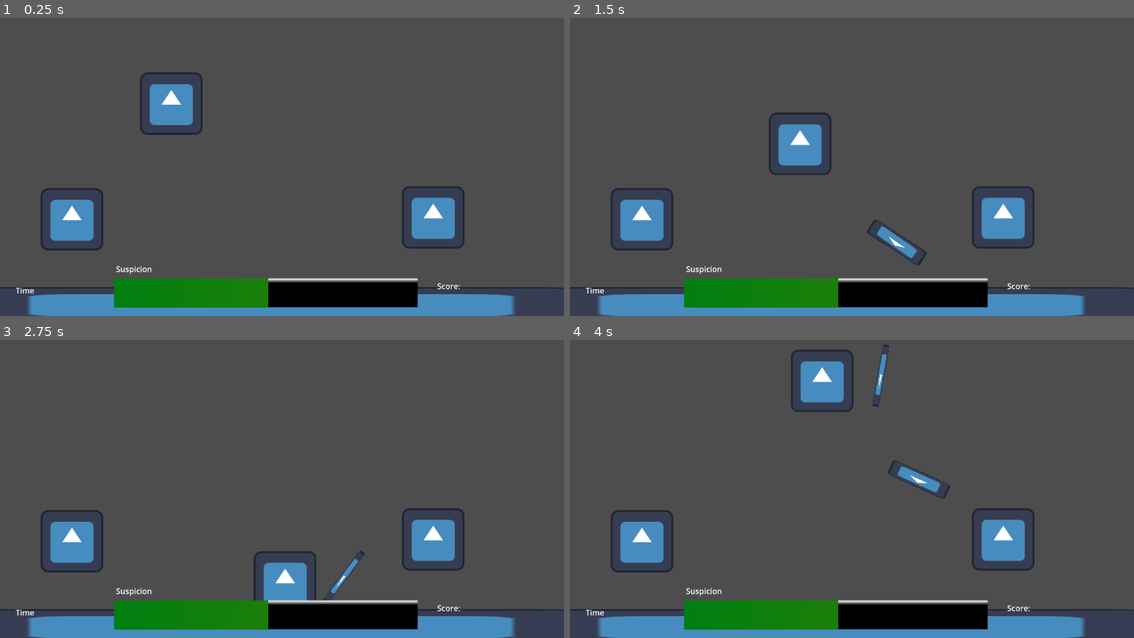
Above: before the commit, frames 1-4 (two rows, left to right).
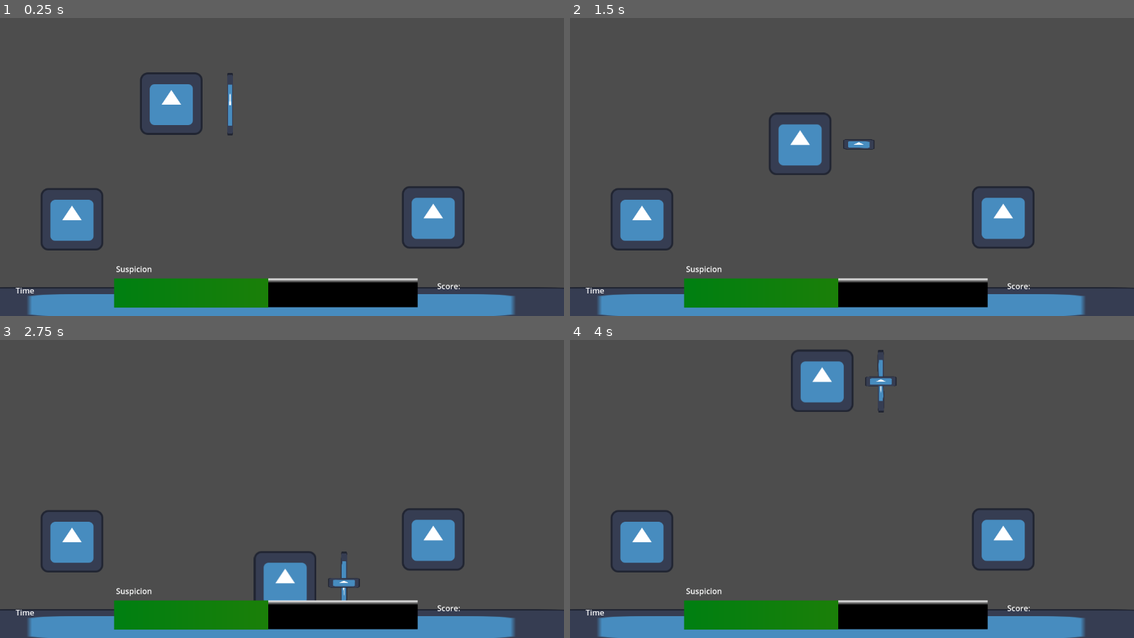
Above: after the commit, the same moments.

Repository: Jose-YP/Melon2023
Game: Godot game, scene res://Scenes/Main.tscn
The game is run twice, just before and just after one commit, with the same random seed, the same clock (stepped at 60 frames per second) and the same inputs. The engine's default icon, where the game draws it, is replaced by a stand-in: a white triangle on a blue panel in a dark square.
Inputs (mouse positions are in pixels of both pictures, inside the frame that each line leads up to):
- Up to frame 1 (0.25 s): no input
- Up to frame 2 (1.5 s): tap Enter at 0.5 s; move the mouse to (976, 143) at 0.52 s; press the mouse at (976, 143) at 0.53 s; hold D (Right) 0.53-1.28 s; move the mouse to (739, 172) at 1.27 s; release the mouse at (739, 172) at 1.28 s; hold S (Down) from 1.28 s (still down); click (739, 172) at 1.35 s
- Up to frame 3 (2.75 s): move the mouse to (338, 411) at 2.02 s; release S (Down) at 2.03 s; press the mouse at (338, 411) at 2.03 s; hold D (Right) from 2.03 s (still down)
- Up to frame 4 (4 s): move the mouse to (823, 542) at 2.77 s; release D (Right) at 2.78 s; release the mouse at (823, 542) at 2.78 s; hold W (Up) 2.78-3.53 s; click (823, 542) at 2.85 s; move the mouse to (1021, 527) at 3.52 s; press the mouse at (1021, 527) at 3.53 s; hold A (Left) from 3.53 s (still down)

The runs differ from the first frame. In frame 1, 0.1% of the frame differs, in the area x 40-42%, y 18-40%; in frame 2, 0.5%; in frame 3, 0.3%; in frame 4, 0.7%, in the area x 52-68%, y 1-54%.

Commit message:
Aiming should be fixed now

Diff:
--- a/Code/Player.gd
+++ b/Code/Player.gd
@@ -19,13 +19,18 @@
 	MELEE,
 	TRAP}
 
+#----------------------------------------------
+#INITALIZATION
+#----------------------------------------------
 func _ready():
 	pass
 
 func _process(delta):
+	#----------------------------------------------
 	#REGULAR CONTROL
+	#----------------------------------------------
 	var direction = Input.get_vector("Left","Right","Up","Down")
-	var aim = (get_global_mouse_position() - position).normalized()
+	var aim = position + (get_global_mouse_position() - position).normalized()
 	var effectiveSpeed = speed
 	if drawingBow: #Player slows down when aiming
 		effectiveSpeed = speed * .25
@@ -33,14 +38,17 @@
 	position += direction * effectiveSpeed * delta
 	move_and_slide()
 
+	#----------------------------------------------
 	#RANGED CONTROL
+	#----------------------------------------------
 	if not meleeRange:
 		if drawingBow:
 			if Input.is_action_pressed("Action"): #As long as action is held, keep aiming
+				if direction == Vector2.ZERO:
+					look_at(aim)
 				bow.look_at(aim)
-				#currentArrow.position = bow.position
+				currentArrow.position = bow.position
 				currentArrow.look_at(aim)
-				print("Character pos: ", position," Bow pos: ",bow.position, " Arrow pos: ", currentArrow.position)
 
 			if Input.is_action_just_released("Action"): #When released shoot arrow
 				drawingBow = false
@@ -48,7 +56,7 @@
 
 				currentArrow.freeze = false
 				currentArrow.linear_velocity = aim * bowDistance
-				print("Shoot ", aim)
+				print("Shoot ", aim, "With: ", currentArrow.linear_velocity)
 		else:
 			if Input.is_action_just_pressed("Action"): #spawn the arrow
 				drawingBow = true
@@ -56,17 +64,19 @@
 				bow.show()
 
 				currentArrow = arrow.instantiate()
-				currentArrow.position = Vector2(200,200)
-				currentArrow.direction = aim
+				currentArrow.position = bow.position
 				currentArrow.look_at(aim)
 				currentArrow.show()
 				currentArrow.freeze = true
 				$RangedTools.add_child(currentArrow)
 
-func _on_melee_range_area_entered(area):
+#----------------------------------------------
+#SIGNALS
+#----------------------------------------------
+func _on_melee_range_area_entered(_area):
 	meleeRange = true
 	print("Entered melee range")
 
-func _on_melee_range_area_exited(area):
+func _on_melee_range_area_exited(_area):
 	meleeRange = false
 	print("Exited melee range")
--- a/Code/arrow.gd
+++ b/Code/arrow.gd
@@ -4,7 +4,6 @@
 
 var sticking: bool = false
 var stickPos: Vector2
-var direction: Vector2 = Vector2.UP
 
 func _ready():
 	arrowTime.set_paused(false)
@@ -12,13 +11,15 @@
 
 func _process(_delta):
 #	print(arrowTime.time_left)
+	#print(linear_velocity)
 	if sticking == true:
+		print("AA")
 		position = stickPos
 
 func _on_timer_timeout(): #Despawn
 	queue_free()
 
-func _on_stick_area_area_entered(area): #Stick to whatever it hits
+func _on_stick_area_area_entered(_area): #Stick to whatever it hits
 	stickPos = position
 	sticking = true
 	arrowTime.start()
--- a/Scenes/Player.tscn
+++ b/Scenes/Player.tscn
@@ -24,9 +24,8 @@
 [node name="RangedTools" type="Node2D" parent="."]
 
 [node name="Bow" type="Sprite2D" parent="RangedTools"]
-visible = false
-position = Vector2(122, -12)
-scale = Vector2(0.109375, 1)
+position = Vector2(122, 0)
+scale = Vector2(0.1, 1)
 texture = ExtResource("1_i67so")
 
 [node name="BowCooldown" type="Timer" parent="RangedTools"]
--- a/Scenes/arrow.tscn
+++ b/Scenes/arrow.tscn
@@ -4,21 +4,21 @@
 [ext_resource type="Texture2D" uid="uid://demmdpdkaxemx" path="res://Assets/icon.svg" id="1_xyo3o"]
 
 [sub_resource type="RectangleShape2D" id="RectangleShape2D_8j0wl"]
-size = Vector2(10, 27)
+size = Vector2(10, 13)
 
 [sub_resource type="RectangleShape2D" id="RectangleShape2D_cv7nt"]
-size = Vector2(15, 32)
+size = Vector2(15, 18)
 
 [node name="Arrow" type="RigidBody2D"]
+scale = Vector2(-1, -1)
 script = ExtResource("1_o5cxo")
 
 [node name="Icon" type="Sprite2D" parent="."]
-position = Vector2(0, -1)
-scale = Vector2(1, 0.257813)
+scale = Vector2(0.502347, 0.156967)
 texture = ExtResource("1_xyo3o")
 
 [node name="Hitbox" type="CollisionShape2D" parent="."]
-position = Vector2(56, -1.5)
+position = Vector2(22, 0)
 shape = SubResource("RectangleShape2D_8j0wl")
 
 [node name="Timer" type="Timer" parent="."]
@@ -27,7 +27,7 @@
 [node name="StickArea" type="Area2D" parent="."]
 
 [node name="CollisionShape2D" type="CollisionShape2D" parent="StickArea"]
-position = Vector2(55.5, -1)
+position = Vector2(22, 0)
 shape = SubResource("RectangleShape2D_cv7nt")
 debug_color = Color(0.866667, 0.352941, 0, 0.419608)
 
